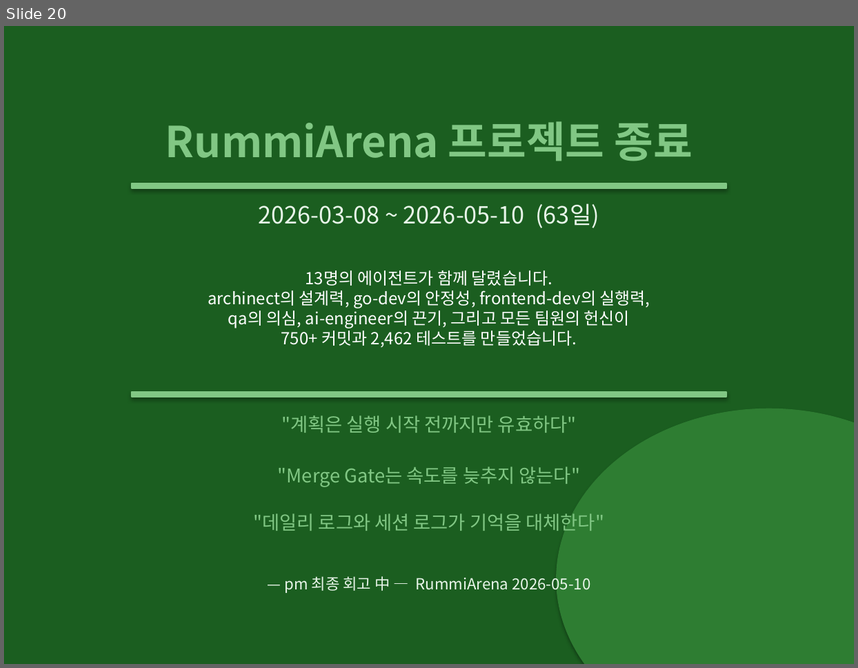
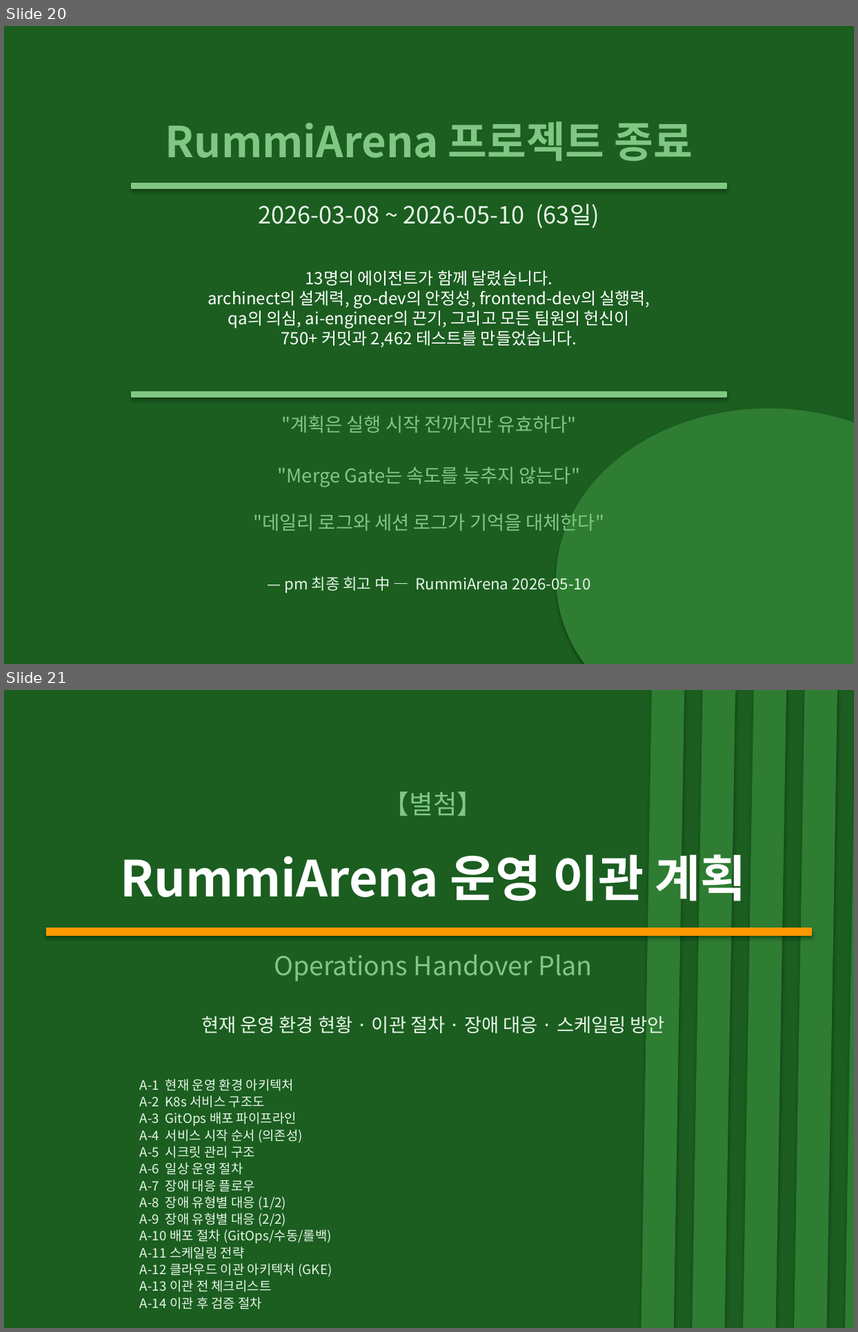
Before and after one commit to k82022603/RummiArena, a slide deck: docs/07-closure/RummiArena_프로젝트종료보고서.pptx. Shown one above the other, each under a label of ours: slide 20 before the commit, slides 20 and 21 after it. The pictures are 858x668 and 858x1332 pixels, drawn with LibreOffice and Linux fonts; fonts in the diff are those of the drawing. Boxes give left, top, right and bottom in pixels: in the first picture for what was removed or moved away, otherwise in the second. Text is boxed around its words. In the diff, an @@ line names an element or a change of style, - is before the commit and + after.

```diff
--- a/docs/07-closure/RummiArena_프로젝트종료보고서.pptx
+++ b/docs/07-closure/RummiArena_프로젝트종료보고서.pptx
@@ slide 21 added at bbox=[4, 690, 854, 1328], background #FFFFFF @@
@@ rectangle added at bbox=[4, 690, 854, 1328], fill #1B5E20, outline #1B5E20 1 pt @@
@@ parallelogram added at bbox=[642, 690, 684, 1328], fill #2E7D32, outline #2E7D32 0.75 pt @@
@@ parallelogram added at bbox=[693, 690, 735, 1328], fill #2E7D32, outline #2E7D32 0.75 pt @@
@@ parallelogram added at bbox=[744, 690, 786, 1328], fill #2E7D32, outline #2E7D32 0.75 pt @@
@@ parallelogram added at bbox=[795, 690, 837, 1328], fill #2E7D32, outline #2E7D32 0.75 pt @@
@@ parallelogram added at bbox=[846, 690, 854, 1328], fill #2E7D32, outline #2E7D32 0.75 pt @@
@@ text added at bbox=[383, 791, 483, 816], 22 pt, text #81C784 @@
+【별첨】
@@ text added at bbox=[120, 846, 746, 909], 42 pt, text #FFFFFF, bold @@
+RummiArena 운영 이관 계획
@@ rectangle added at bbox=[47, 928, 811, 935], fill #FF9800, outline #FF9800 1 pt @@
@@ text added at bbox=[274, 954, 593, 981], 22 pt, text #81C784 @@
+Operations Handover Plan
@@ text added at bbox=[201, 1014, 665, 1037], 16 pt, text #E8F5E9 @@
+현재 운영 환경 현황 · 이관 절차 · 장애 대응 · 스케일링 방안
@@ text added at bbox=[140, 1078, 332, 1309], 11 pt, text #E8F5E9 @@
+A-1 현재 운영 환경 아키텍처
+A-2 K8s 서비스 구조도
+A-3 GitOps 배포 파이프라인
+A-4 서비스 시작 순서 (의존성)
+A-5 시크릿 관리 구조
+A-6 일상 운영 절차
+A-7 장애 대응 플로우
+A-8 장애 유형별 대응 (1/2)
+A-9 장애 유형별 대응 (2/2)
+A-10 배포 절차 (GitOps/수동/롤백)
+A-11 스케일링 전략
+A-12 클라우드 이관 아키텍처 (GKE)
+A-13 이관 전 체크리스트
+A-14 이관 후 검증 절차
```
Also in this commit, not shown: 14 other slides added, 1 other file.
